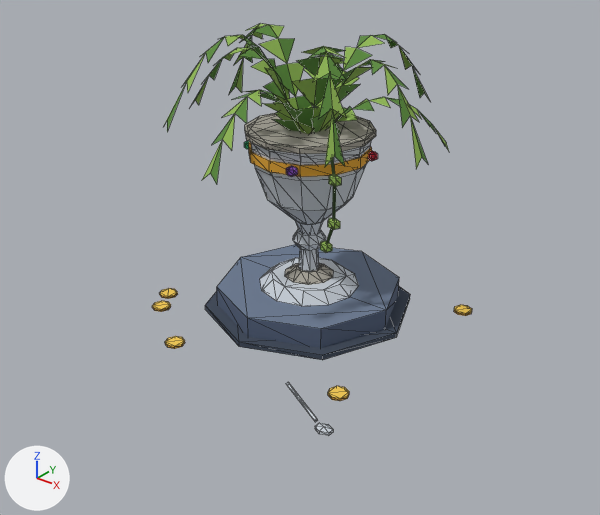
An edit to the glTF model raccoon/export/bld_goblet_planter_1x1.glb, drawn before and after from the same camera.
The view is the same before and after, from a 50 mm lens placed at (1.089, -1.396, 0.983), pointed at (0.032, -0.075, 0.164). Arrows for +X, +Y and +Z are at lower left; the lights stay in place. The first picture is the older version. Mesh edges are drawn as thin lines on the coarser meshes. Where no turn or scale is listed for an object, it has been applied to the vertices. Vertices at exactly the same position are counted once.

The first picture shows 'bld_goblet_planter_1x1', 'pr_frond_1', 'pr_frond_3', 'pr_frond_5', 'pr_frond_6', 'pr_frond_7', 'pr_frond_8', 'pr_frond_9' and 2 more.
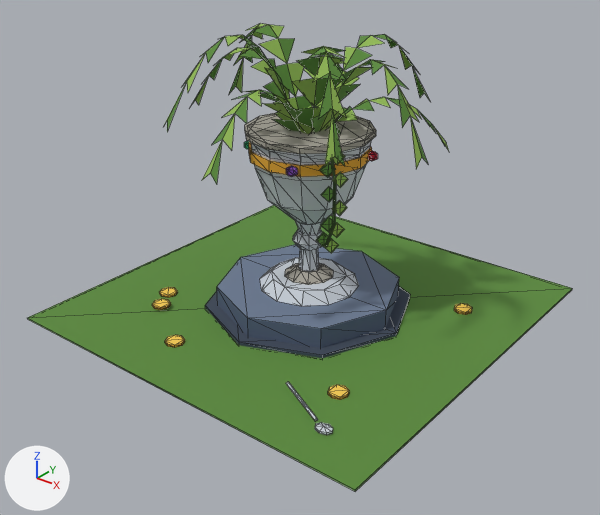
Where the change shows, as pixel boxes [x1, y1, x2, y2] in the pictures (600 x 515 px; the box of a moved part takes in the faces that stretch with it):
'bld_goblet_planter_1x1', reshaped (70% wider, 17% taller)
    before: [152, 113, 472, 436]
    after: [28, 113, 572, 491]
part 1 of me_bld_goblet_planter_1x1, moved or reshaped
    before: [286, 382, 318, 422]
    after: [286, 382, 318, 421]
part 2 of me_bld_goblet_planter_1x1, moved or reshaped
    before: [160, 288, 178, 299]
    after: [159, 287, 177, 298]
part 3 of me_bld_goblet_planter_1x1, moved or reshaped
    before: [152, 301, 171, 312]
    after: [152, 299, 171, 310]
part 4 of me_bld_goblet_planter_1x1, moved or reshaped
    before: [328, 386, 349, 401]
    after: [328, 385, 349, 400]
part 5 of me_bld_goblet_planter_1x1, moved or reshaped
    before: [454, 305, 472, 316]
    after: [454, 304, 472, 315]
part 6 of me_bld_goblet_planter_1x1, moved or reshaped
    before: [165, 336, 185, 349]
    after: [165, 335, 185, 347]
part 7 of me_bld_goblet_planter_1x1, deleted
    before: [320, 241, 332, 252]
part 8 of me_bld_goblet_planter_1x1, built on
    before: [315, 423, 333, 436]
    after: [28, 205, 572, 491]
part 9 of me_bld_goblet_planter_1x1, built on
    before: [328, 174, 341, 230]
    after: [316, 154, 348, 253]

Patch to the scene script:
```diff
--- a/raccoon/export/bld_goblet_planter_1x1.glb.py
+++ b/raccoon/export/bld_goblet_planter_1x1.glb.py
@@ me_bld_goblet_planter_1x1 @@
 # used by ob_bld_goblet_planter_1x1; location = (0.0, 0.0, 0.0)
-me_bld_goblet_planter_1x1.from_pydata(...)  # 474 vertices, 852 faces; spans x -0.322..0.347, y -0.389..0.25, z 0.0..0.442
+me_bld_goblet_planter_1x1.from_pydata(...)  # 522 vertices, 918 faces; spans x -0.47..0.47, y -0.47..0.47, z 0.0..0.442
+# me_bld_goblet_planter_1x1 part 1: the loose piece of 8 vertices spanning x 0.178..0.302, y -0.364..-0.296, z 0.002..0.01 is moved by (0.0, 0.0, 0.001)
+# me_bld_goblet_planter_1x1 part 2: the loose piece of 16 vertices spanning x -0.322..-0.278, y -0.202..-0.158, z 0.001..0.007 is moved by (0.0, 0.0, 0.003)
+# me_bld_goblet_planter_1x1 part 3: the loose piece of 16 vertices spanning x -0.282..-0.238, y -0.262..-0.218, z 0.005..0.011 is moved by (0.0, 0.0, 0.005)
+# me_bld_goblet_planter_1x1 part 4: the loose piece of 16 vertices spanning x 0.258..0.302, y -0.282..-0.238, z 0.001..0.007 is moved by (0.0, 0.0, 0.003)
+# me_bld_goblet_planter_1x1 part 5: the loose piece of 16 vertices spanning x 0.288..0.332, y 0.178..0.222, z 0.001..0.007 is moved by (0.0, 0.0, 0.003)
+# me_bld_goblet_planter_1x1 part 6: the loose piece of 16 vertices spanning x -0.142..-0.098, y -0.352..-0.308, z 0.001..0.007 is moved by (0.0, 0.0, 0.003)
+# me_bld_goblet_planter_1x1 part 7: the loose piece of 12 vertices spanning x 0.101..0.13, y -0.097..-0.079, z 0.206..0.234 is deleted
+# me_bld_goblet_planter_1x1 part 8
+# 13 vertices are removed from x 0.314..0.347, y -0.389..-0.361, z 0.002..0.011
+# 24 faces are deleted
+# 17 vertices are added at x -0.47..0.47, y -0.47..0.47, z 0.0..0.007
+# 8 new vertices lie (0.0, 0.0, 0.005) away from vertices in x 0.311..0.349, y -0.389..-0.361, z 0.007
+# 42 new faces join them
+# me_bld_goblet_planter_1x1 part 9
+# 24 vertices are removed from x 0.121..0.155, y -0.104..-0.08, z 0.266..0.394
+# 40 faces are deleted
+# 22 vertices are added at x 0.108..0.146, y -0.119..-0.073, z 0.203..0.405
+# 22 new vertices lie (0.01, 0.014, 0.017) away from vertices in x 0.108..0.146, y -0.119..-0.073, z 0.203..0.405
+# 7 new vertices lie (-0.009, -0.014, 0.017) away from vertices in x 0.114..0.145, y -0.099..-0.073, z 0.224..0.405
+# 7 new vertices lie (0.009, 0.014, 0.017) away from vertices in x 0.105..0.136, y -0.113..-0.087, z 0.241..0.422
+# 7 new vertices lie (0.01, 0.014, -0.017) away from vertices in x 0.108..0.139, y -0.117..-0.092, z 0.22..0.401
+# 7 new vertices lie (0.009, 0.014, -0.017) away from vertices in x 0.118..0.149, y -0.103..-0.078, z 0.237..0.418
+# 108 new faces join them
 me_bld_goblet_planter_1x1.materials.append(mat_m_palette)
```
